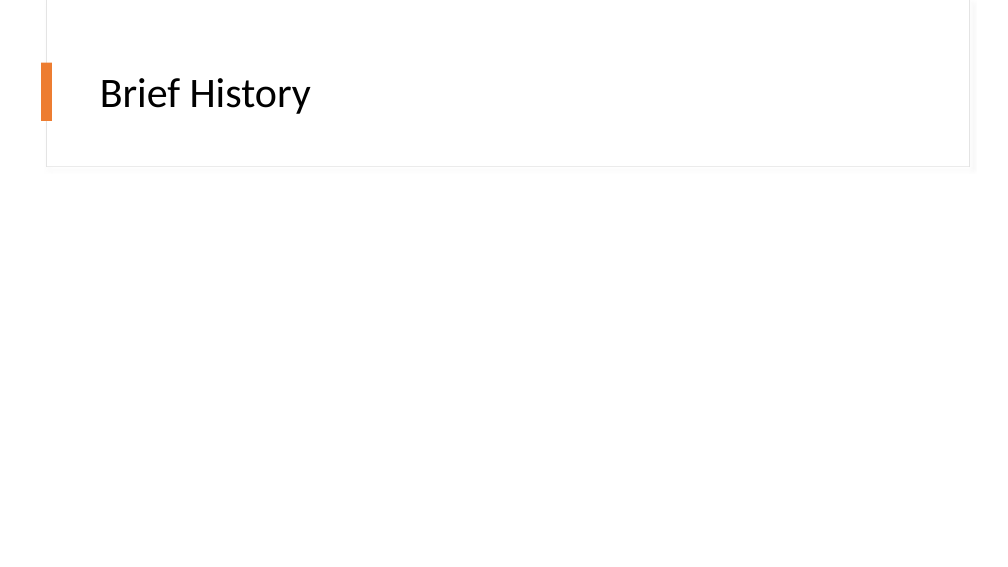
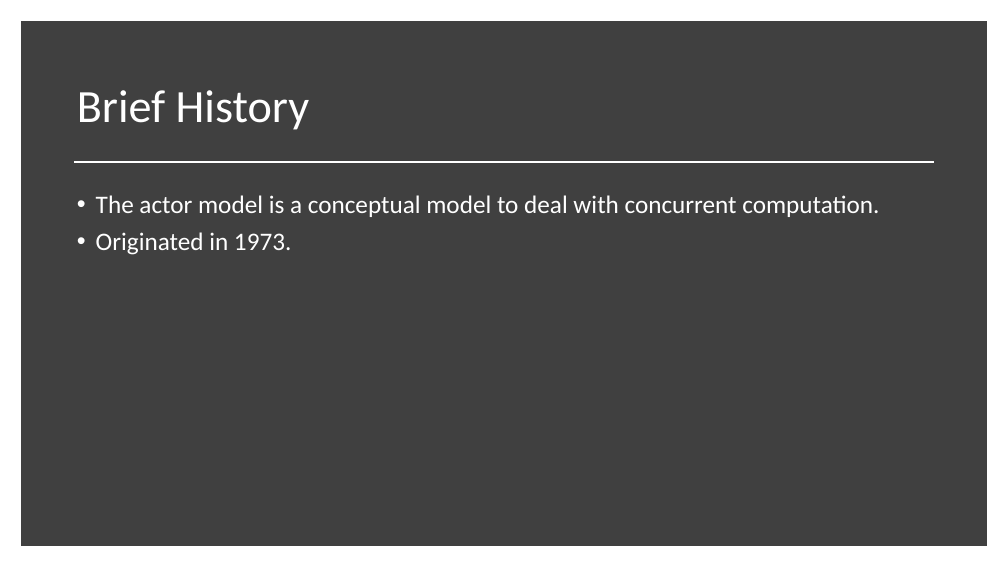
Before and after one commit to codeznstuff/ActorModelDemo, a slide deck: slide 3 of Docs/ActorModel.pptx. Drawn at 1008x567 pixels with LibreOffice and Linux fonts; fonts in the diff are those of the drawing. Boxes give left, top, right and bottom in pixels: in the first picture for what was removed or moved away, otherwise in the second. Text is boxed around its words. In the diff, an @@ line names an element or a change of style, - is before the commit and + after.

```diff
--- a/Docs/ActorModel.pptx
+++ b/Docs/ActorModel.pptx
@@ rectangle added at (x1=26, y1=26, x2=982, y2=541), fill #404040, outline #404040 10 pt @@
@@ rectangle removed at (x1=46, y1=0, x2=969, y2=167) @@
@@ rectangle removed at (x1=47, y1=0, x2=969, y2=166) @@
@@ title "Brief History" moved from (x1=100, y1=78, x2=311, y2=114) to (x1=77, y1=90, x2=309, y2=130) @@
@@ title "Brief History" at (x1=77, y1=90, x2=309, y2=130): size 40 to 44 pt, text colour #000000 to #FFFFFF @@
@@ rectangle removed at (x1=42, y1=63, x2=52, y2=121) @@
@@ line added from (74, 162) to (934, 162), #FFFFFF 1.75 pt @@
@@ text added at (x1=96, y1=195, x2=879, y2=255), 24 pt, text #FFFFFF @@
+• The actor model is a conceptual model to deal with concurrent computation.
+• Originated in 1973.
```
Also in this commit, not shown: 6 other slides changed, 4 slides added, 4 slides removed.
